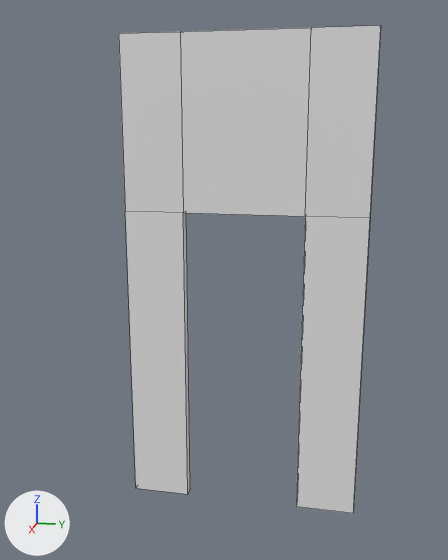
The FBX model MapVRchatNyassobi/Assets/asset/a_door.fbx, before and after one commit.
Rendered twice from a camera (50 mm lens) standing at (4.99, 1.83, 3.28) and looking at (0.33, 0.9, 2.12). Lighting does not change. The marker at lower left points along +X, +Y and +Z. The older version comes first. Mesh edges are drawn as thin lines. Where no turn or scale is listed for an object, it has been applied to the vertices.

Script lines for the objects in view, before the commit:
```python
me_wall_001 = bpy.data.meshes.new('Wall.001')
me_wall_001.from_pydata(...)  # 24 vertices, 22 faces; spans x -0.05..0.05, y 0.0..2.0, z 0.0..4.0
ob_a_door = bpy.data.objects.new('a_door', me_wall_001)
ob_a_door.location = (0.0, 0.0, 0.0)
```
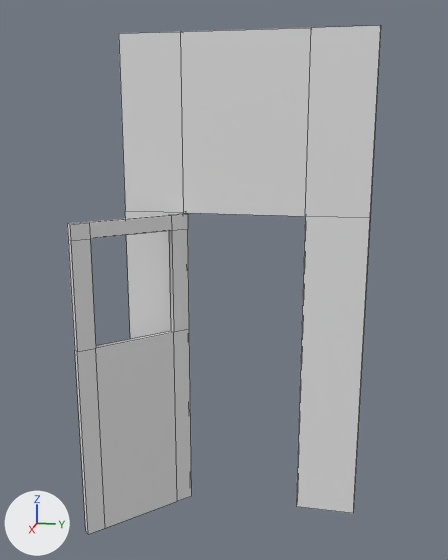
Edits to the scene script, one JSON object a line:
```json
{"block": "me_wall_001", "where": "# used by ob_a_door; location = (0.0, 0.0, 0.0)"}
{"op": "remove", "block": "me_wall_001", "code": "me_wall_001.from_pydata(...)  # 24 vertices, 22 faces; spans x -0.05..0.05, y 0.0..2.0, z 0.0..4.0"}
{"op": "add", "block": "me_wall_001", "code": "me_wall_001.from_pydata(...)  # 56 vertices, 54 faces; spans x -0.05..0.78, y -0.2..2.0, z 0.0..4.0"}
{"block": "me_wall_001", "change": "me_wall_001 part 1: a new loose piece of 32 vertices spanning x 0.04..0.78, y -0.2..0.54, z 0.0..2.59"}
```

Where the change shows, as pixel boxes [x1, y1, x2, y2] in the pictures (448 x 560 px):
```json
{"object": "a_door", "change": "reshaped", "before": [119, 26, 381, 513], "after": [67, 26, 381, 534], "on screen": "20% wider"}
{"part": 1, "of": "me_wall_001", "change": "added", "after": [67, 214, 192, 534]}
```
